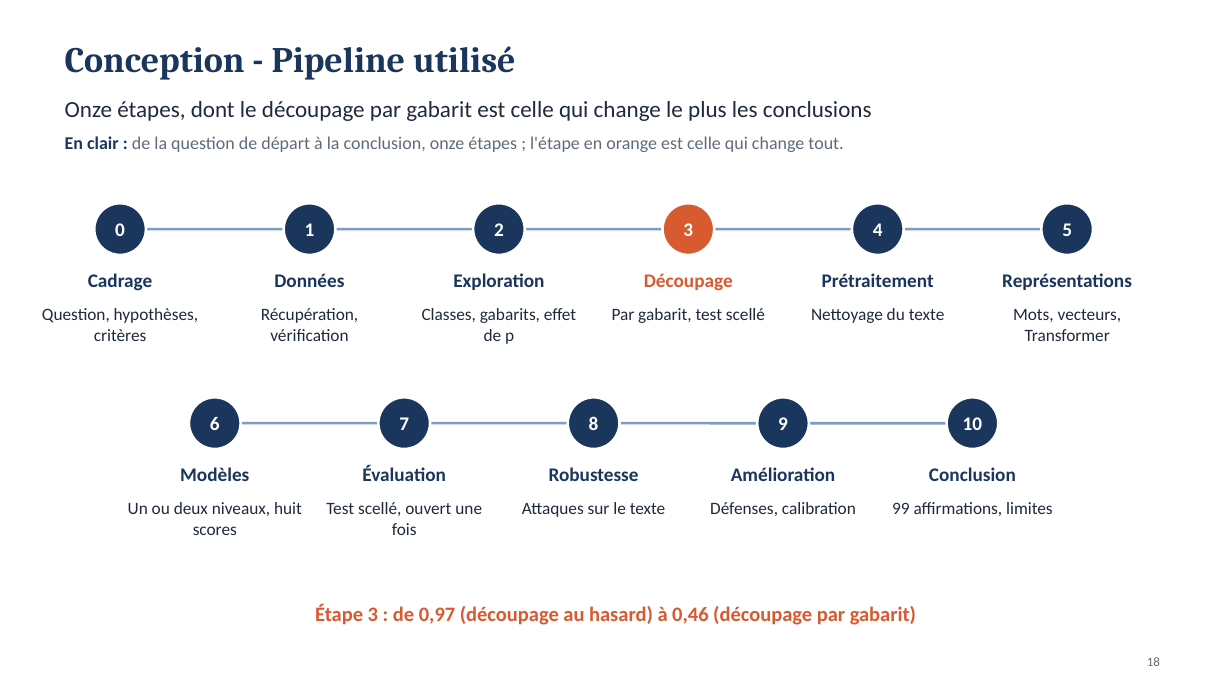
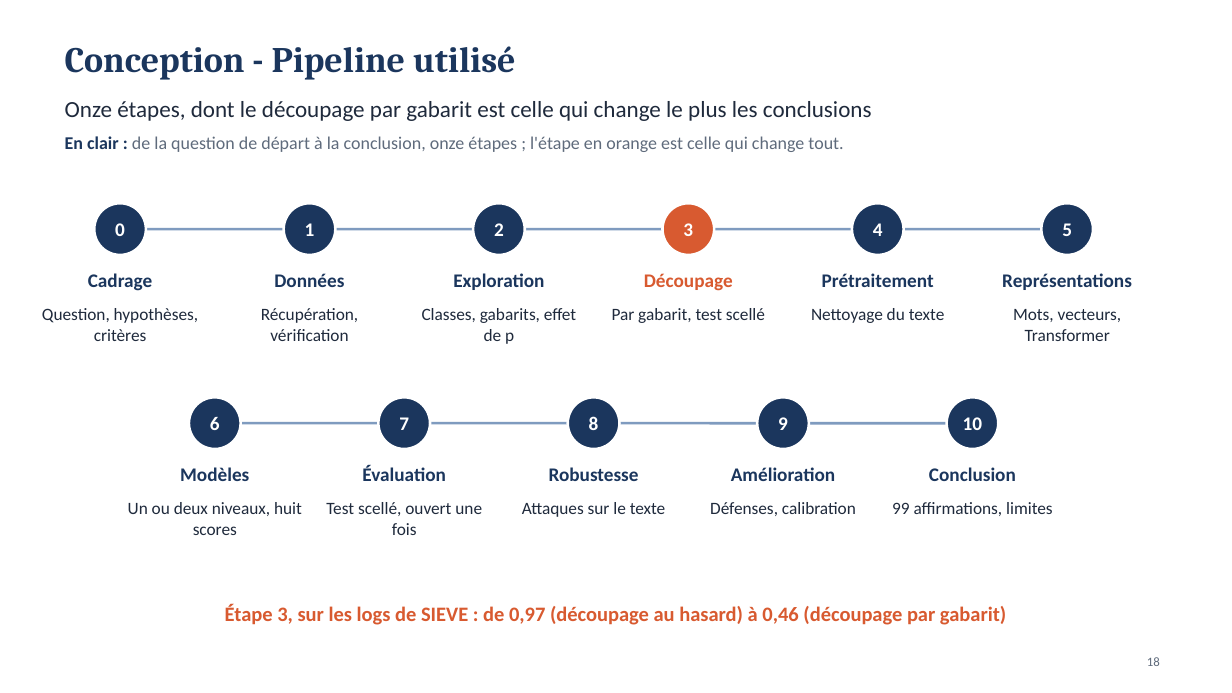
Before and after one commit to MADENIYOU/siem-open-world-log-classification, a slide deck: slide 18 of presentation/Soutenance_SIEM_monde_ouvert.pptx. Drawn at 1232x693 pixels with LibreOffice and Linux fonts; fonts in the diff are those of the drawing. Boxes give left, top, right and bottom in pixels: in the first picture for what was removed or moved away, otherwise in the second. Text is boxed around its words. In the diff, an @@ line names an element or a change of style, - is before the commit and + after.

```diff
--- a/presentation/Soutenance_SIEM_monde_ouvert.pptx
+++ b/presentation/Soutenance_SIEM_monde_ouvert.pptx
@@ text at (225, 604, 1006, 625): text changed @@
-Étape 3 : de 0,97 (découpage au hasard) à 0,46 (découpage par gabarit)
+Étape 3, sur les logs de SIEVE : de 0,97 (découpage au hasard) à 0,46 (découpage par gabarit)
```
Also in this commit, not shown: 10 other slides changed, 2 other files.
